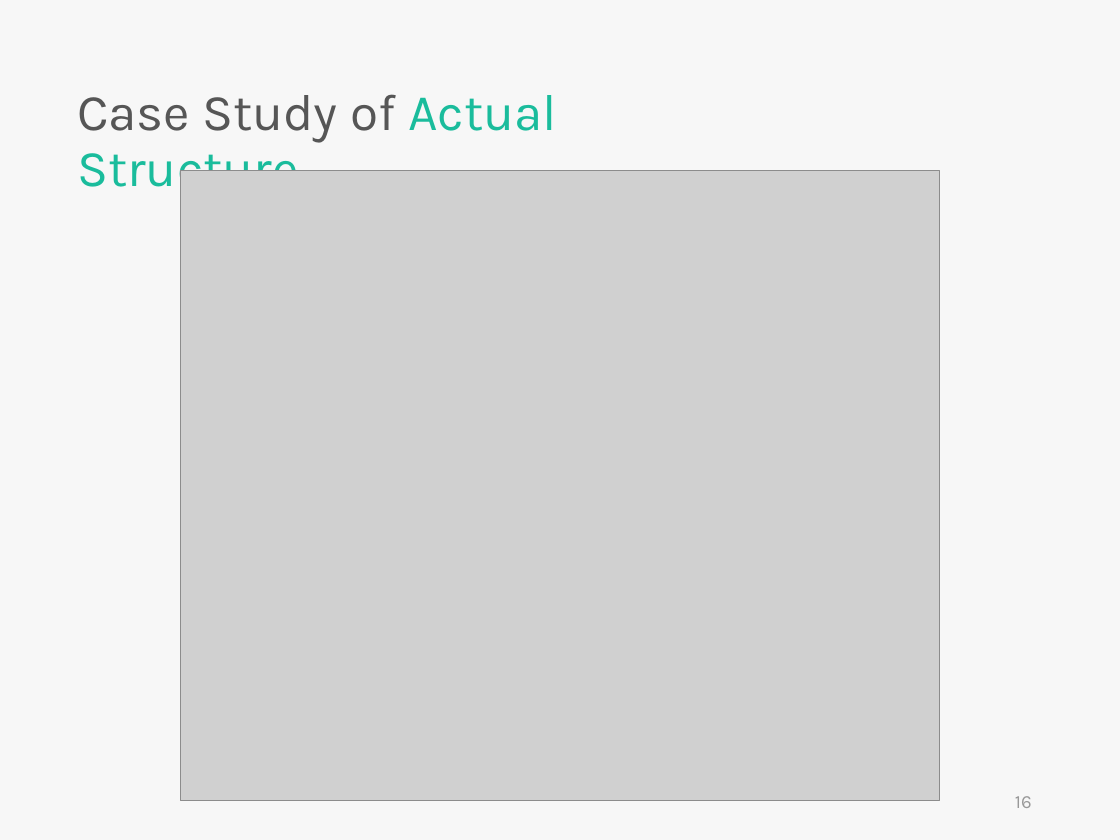
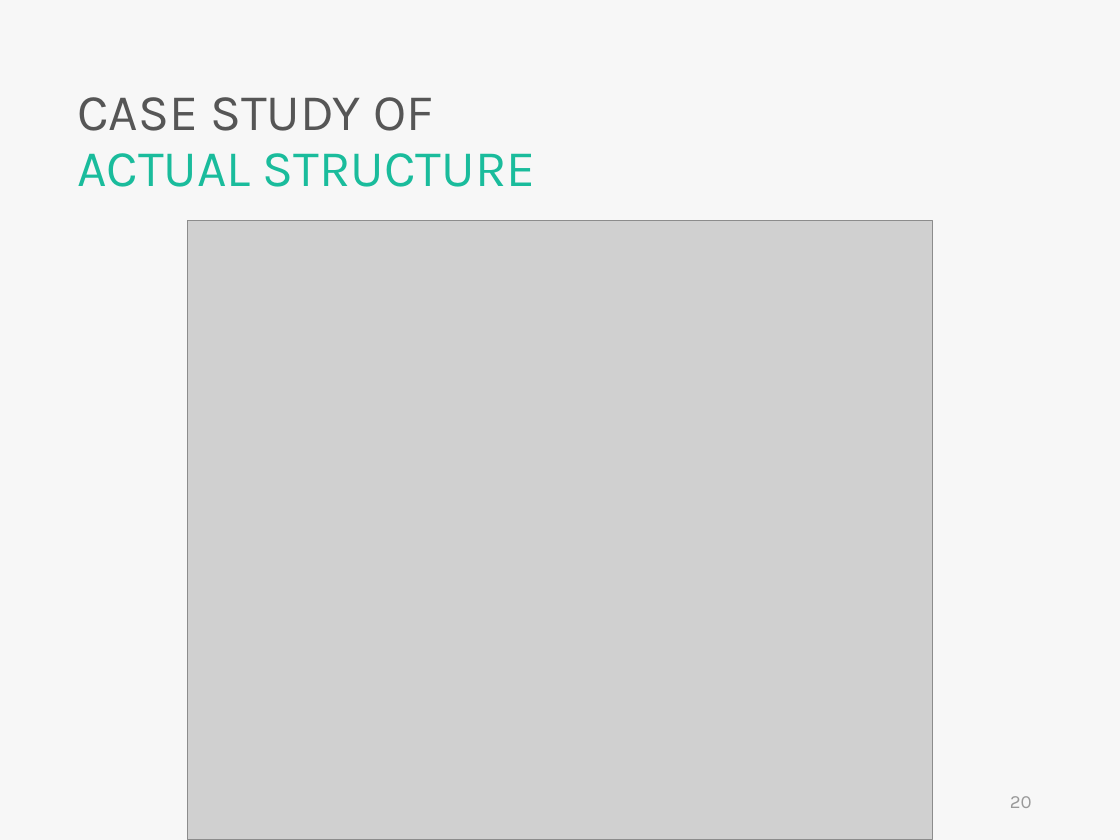
Before and after one commit to skyran1278/VbaProject, a slide deck: slide 20 of 20180126_SmartSplice/20180823_Meeting/SmartSplice.pptx (slide 16 before the commit). Drawn at 1120x840 pixels with LibreOffice and Linux fonts; fonts in the diff are those of the drawing; grey boxes stand for pictures. Boxes give left, top, right and bottom in pixels: in the first picture for what was removed or moved away, otherwise in the second. Text is boxed around its words. In the diff, an @@ line names an element or a change of style, - is before the commit and + after.

```diff
--- a/20180126_SmartSplice/20180823_Meeting/SmartSplice.pptx
+++ b/20180126_SmartSplice/20180823_Meeting/SmartSplice.pptx
@@ text at <box>77,97,535,187</box>: text changed @@
-Case Study of Actual Structure
+CASE STUDY OF ACTUAL STRUCTURE
@@ picture: place and size @@
-picture at <box>180,170,939,801</box>
+picture at <box>187,221,932,840</box>
@@ page number at <box>1010,796,1032,808</box>: text changed @@
-16
+20
```
Also in this commit, not shown: 17 other slides changed, 3 slides added, 3 slides removed, 5 other files.
